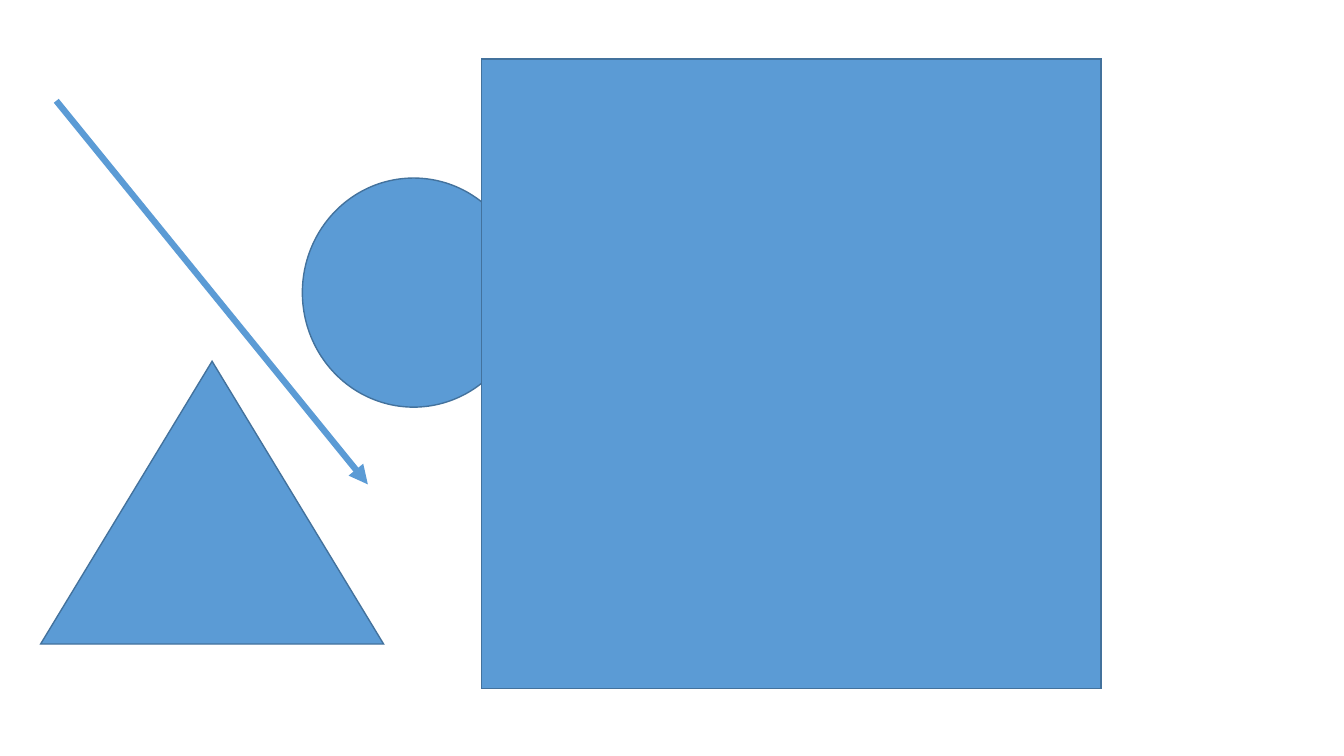
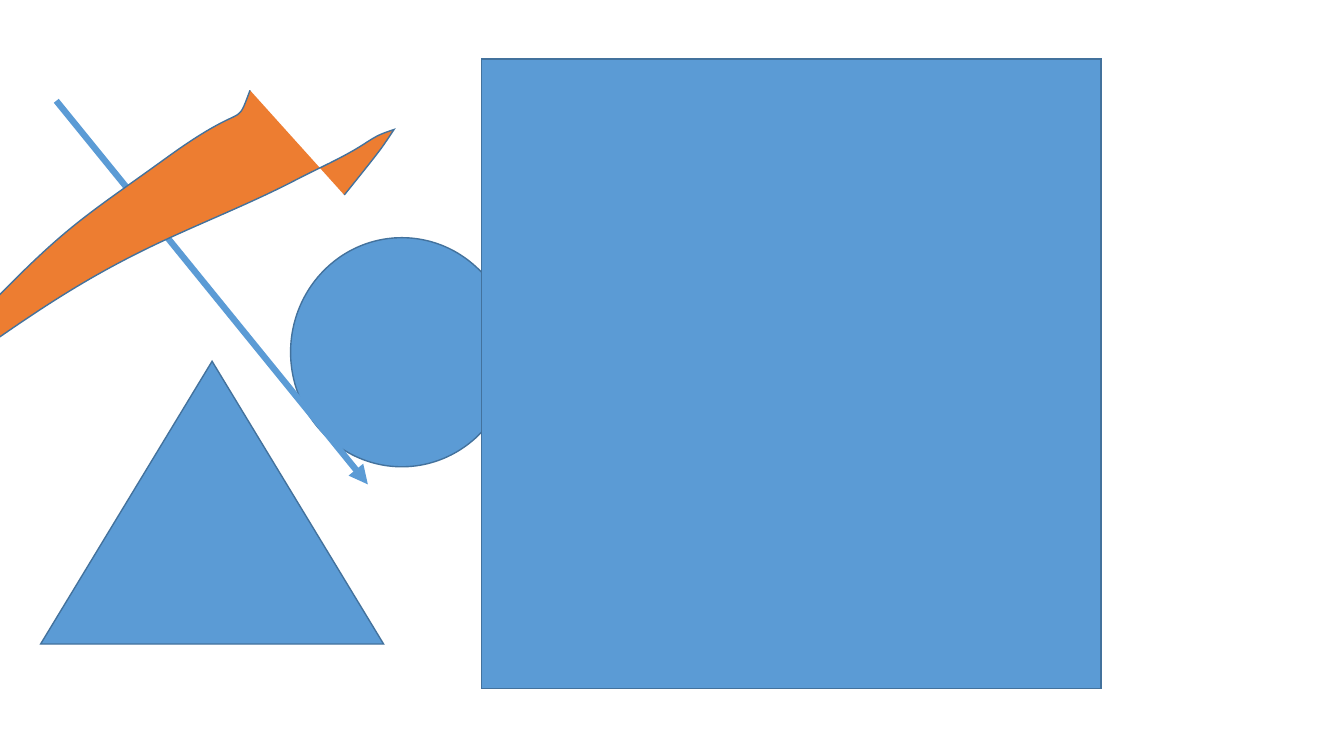
Before and after one commit to theovillar/Test1, a slide deck: slide 1 of Présentation1.pptx. Drawn at 1344x756 pixels with LibreOffice and Linux fonts; fonts in the diff are those of the drawing. Boxes give left, top, right and bottom in pixels: in the first picture for what was removed or moved away, otherwise in the second. Text is boxed around its words. In the diff, an @@ line names an element or a change of style, - is before the commit and + after.

Commit message:
yeah11

```diff
--- a/Présentation1.pptx
+++ b/Présentation1.pptx
@@ freeform shape added at (0,91,394,381), fill #ED7D31, outline #43739E 1 pt @@
@@ ellipse: place and size @@
-ellipse at (302,178,525,407)
+ellipse at (290,238,513,467)
```
